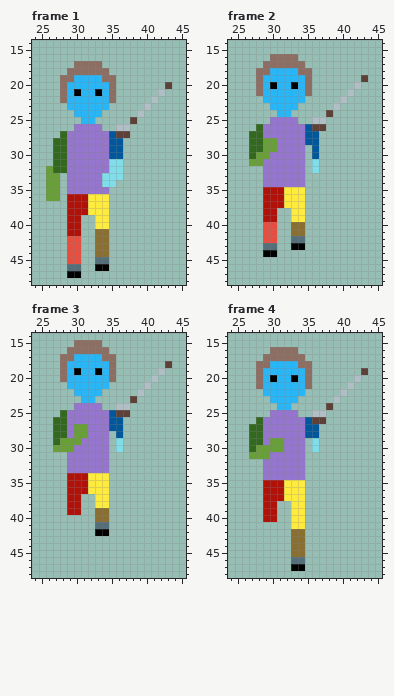
Edited in one commit: pixel-art file (The Fallen Guardian/Assets/Art/Characters/Player/Move/Player_Move_Down.aseprite). This is how it looked before the edit.
64x64 pixels, 8 frames. Shown: frame 1: x 24..45, y 14..48; frame 2: x 24..45, y 14..48; frame 3: x 24..45, y 14..48; frame 4: x 24..45, y 14..48. The commit also changed other frames, which this record leaves out.
After:
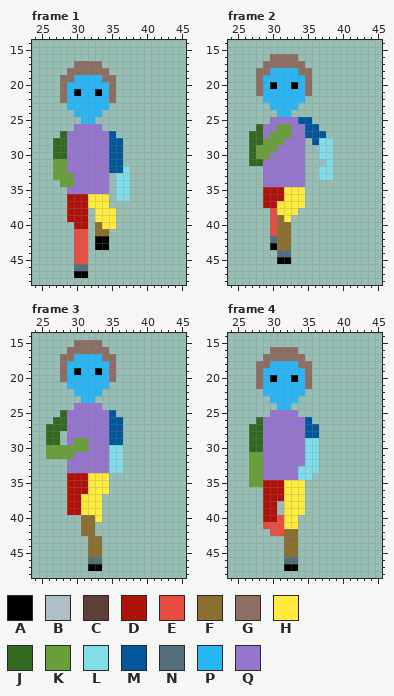
Palette (. is transparent): A #000000  B #b0bec5  C #5d4037  D #b0120a  E #e84e40  F #8a6f30  G #8d6e63  H #ffeb3b  J #33691e  K #689f38  L #80deea  M #01579b  N #546e7a  P #29b6f6  Q #9575cd
Changes in this commit:
layer "Weapons/Club" now hidden
layer "Body/White Body, Pick Color in Engine" now hidden
layer "Parts/Right Leg" now hidden
layer "Parts/Left Leg" now hidden
layer "Parts/Right Arm" now hidden
layer "Parts/Left Arm" now hidden
layer "Parts/Chest" now hidden
layer "Parts Copy/Right Leg" added
layer "Parts Copy/Left Leg" added
layer "Parts Copy/Chest" added
layer "Parts Copy/Right Arm" added
layer "Parts Copy/Left Arm" added
--- frame 1
@@ x 34..45 @@
 19 GG..........
-20 PG.......C..
-21 PG......B...
-22 PG.....B....
-23 P.....B.....
-24 .....B......
-25 ....C.......
-26 ..BB........
-27 QMCC........
+20 PG..........
+21 PG..........
+22 PG..........
+23 P...........
+24 ............
+25 ............
+26 ............
+27 QM..........
 28 QMM.........
@@ x 24..45 @@
 30 ...JJQQQQQQMM.........
-31 ...JJQQQQQQLL.........
-32 ..KJJQQQQQQLL.........
-33 ..KK.QQQQQLLL.........
-34 ..KK.QQQQQLL..........
-35 ..KK.QQQQQQ...........
-36 ..KK.DDDHHH...........
+31 ...KKQQQQQQMM.........
+32 ...KKQQQQQQMML........
+33 ...KKKQQQQQ.LL........
+34 ....KKQQQQQ.LL........
+35 .....QQQQQQ.LL........
+36 .....DDDHHH.LL........
 37 .....DDDHHH...........
-38 .....DDDHHH...........
-39 .....DD..HH...........
-40 .....DD..HH...........
-41 .....DD..FF...........
-42 .....EE..FF...........
-43 .....EE..FF...........
-44 .....EE..FF...........
-45 .....EE..NN...........
-46 .....NN..AA...........
-47 .....AA...............
+38 .....DDD.HHH..........
+39 .....DDD.HHH..........
+40 ......DD.FHH..........
+41 ......EE.FF...........
+42 ......EE.AA...........
+43 ......EE.AA...........
+44 ......EE..............
+45 ......EE..............
+46 ......NN..............
+47 ......AA..............
 48 ......................
--- frame 2
@@ x 24..45 @@
 18 ....GGPPPPGG..........
-19 ....GPPPPPPG.......C..
-20 ....GPAPPAPG......B...
-21 ....GPPPPPPG.....B....
-22 .....PPPPPP.....B.....
-23 ......PPPP.....B......
-24 .......PP.....C.......
-25 ......QQQQ..BB........
-26 ....JQQQQQQMCC........
-27 ...JJQQQQQQMM.........
-28 ...JJKKQQQQMM.........
-29 ...JJKKQQQQ.M.........
-30 ...JKKQQQQQ.M.........
-31 ...KKQQQQQQ.L.........
-32 .....QQQQQQ.L.........
-33 .....QQQQQQ...........
+19 ....GPPPPPPG..........
+20 ....GPAPPAPG..........
+21 ....GPPPPPPG..........
+22 .....PPPPPP...........
+23 ......PPPP............
+24 .......PP.............
+25 ......QQQQMM..........
+26 ....JQQKKQQMM.........
+27 ...JJQKKKQQMMM........
+28 ...JJKKKQQQ.MLL.......
+29 ...JKKKQQQQ..LL.......
+30 ...JKKQQQQQ..LL.......
+31 ...JJQQQQQQ...L.......
+32 .....QQQQQQ..LL.......
+33 .....QQQQQQ..LL.......
 34 .....QQQQQQ...........
@@ x 27..36 @@
 36 ..DDDHHH..
-37 ..DDDHHH..
-38 ..DD..HH..
-39 ..DD..HH..
-40 ..EE..FF..
-41 ..EE..FF..
-42 ..EE..NN..
-43 ..NN..AA..
-44 ..AA......
-45 ..........
+37 ..DDHHHH..
+38 ...EHHH...
+39 ...EFH....
+40 ...EFF....
+41 ...EFF....
+42 ...NFF....
+43 ...AFF....
+44 ....NN....
+45 ....AA....
 46 ..........
--- frame 3
@@ x 24..45 @@
 17 ....GGPPPPGG..........
-18 ....GPPPPPPG.......C..
-19 ....GPAPPAPG......B...
-20 ....GPPPPPPG.....B....
-21 .....PPPPPP.....B.....
-22 ......PPPP.....B......
-23 .......PP.....C.......
-24 ......QQQQ..BB........
-25 ....JQQQQQQMCC........
+18 ....GPPPPPPG..........
+19 ....GPAPPAPG..........
+20 ....GPPPPPPG..........
+21 .....PPPPPP...........
+22 ......PPPP............
+23 .......PP.............
+24 ......QQQQ............
+25 ....JQQQQQQM..........
 26 ...JJQQQQQQMM.........
-27 ...JJQKKQQQMM.........
-28 ...JJQKKQQQ.M.........
-29 ...JKKKQQQQ.L.........
-30 ...KKKQQQQQ.L.........
-31 .....QQQQQQ...........
-32 .....QQQQQQ...........
-33 .....QQQQQQ...........
+27 ..JJJQQQQQQMM.........
+28 ..JJ.QQQQQQMM.........
+29 ..JJ.QKKQQQMM.........
+30 ..KKKKKKQQQLL.........
+31 ..KKKKQQQQQLL.........
+32 .....QQQQQQLL.........
+33 .....QQQQQQLL.........
 34 .....DDDHHH...........
@@ x 29..36 @@
 36 DDDHHH..
-37 DD..HH..
-38 DD..HH..
-39 DD..FF..
-40 ....FF..
-41 ....NN..
-42 ....AA..
-43 ........
-44 ........
-45 ........
-46 ........
-47 ........
+37 DDHHH...
+38 DDHHH...
+39 DDHHH...
+40 ..FFH...
+41 ..FF....
+42 ..FF....
+43 ...FF...
+44 ...FF...
+45 ...FF...
+46 ...NN...
+47 ...AA...
 48 ........
--- frame 4
@@ x 24..45 @@
 18 ....GGPPPPGG..........
-19 ....GPPPPPPG.......C..
-20 ....GPAPPAPG......B...
-21 ....GPPPPPPG.....B....
-22 .....PPPPPP.....B.....
-23 ......PPPP.....B......
-24 .......PP.....C.......
-25 ......QQQQ..BB........
-26 ....JQQQQQQMCC........
+19 ....GPPPPPPG..........
+20 ....GPAPPAPG..........
+21 ....GPPPPPPG..........
+22 .....PPPPPP...........
+23 ......PPPP............
+24 .......PP.............
+25 ......QQQQ............
+26 ....JQQQQQQM..........
 27 ...JJQQQQQQMM.........
 28 ...JJQQQQQQMM.........
-29 ...JJQKKQQQ.L.........
-30 ...JKKKKQQQ.L.........
-31 ...KKKQQQQQ...........
-32 .....QQQQQQ...........
-33 .....QQQQQQ...........
-34 .....QQQQQQ...........
-35 .....DDDHHH...........
+29 ...JJQQQQQQLL.........
+30 ...JJQQQQQQLL.........
+31 ...KKQQQQQQLL.........
+32 ...KKQQQQQQLL.........
+33 ...KKQQQQQLLL.........
+34 ...KKQQQQQLL..........
+35 ...KKDDDHHH...........
 36 .....DDDHHH...........
 37 .....DDDHHH...........
-38 .....DD..HH...........
-39 .....DD..HH...........
-40 .....DD..HH...........
-41 .........HH...........
-42 .........FF...........
-43 .........FF...........
-44 .........FF...........
-45 .........FF...........
-46 .........NN...........
-47 .........AA...........
+38 .....DD.HHH...........
+39 .....DD.HHH...........
+40 .....DDEHH............
+41 .....EEEHH............
+42 ......EEFF............
+43 ........FF............
+44 ........FF............
+45 ........FF............
+46 ........NN............
+47 ........AA............
 48 ......................
Boxes around the changes in both pictures, in picture pixels (x1, y1, x2, y2):
changed: (46, 82, 172, 278)
changed: (249, 75, 368, 180)
changed: (263, 201, 305, 264)
changed: (46, 361, 172, 571)
changed: (249, 368, 368, 571)
